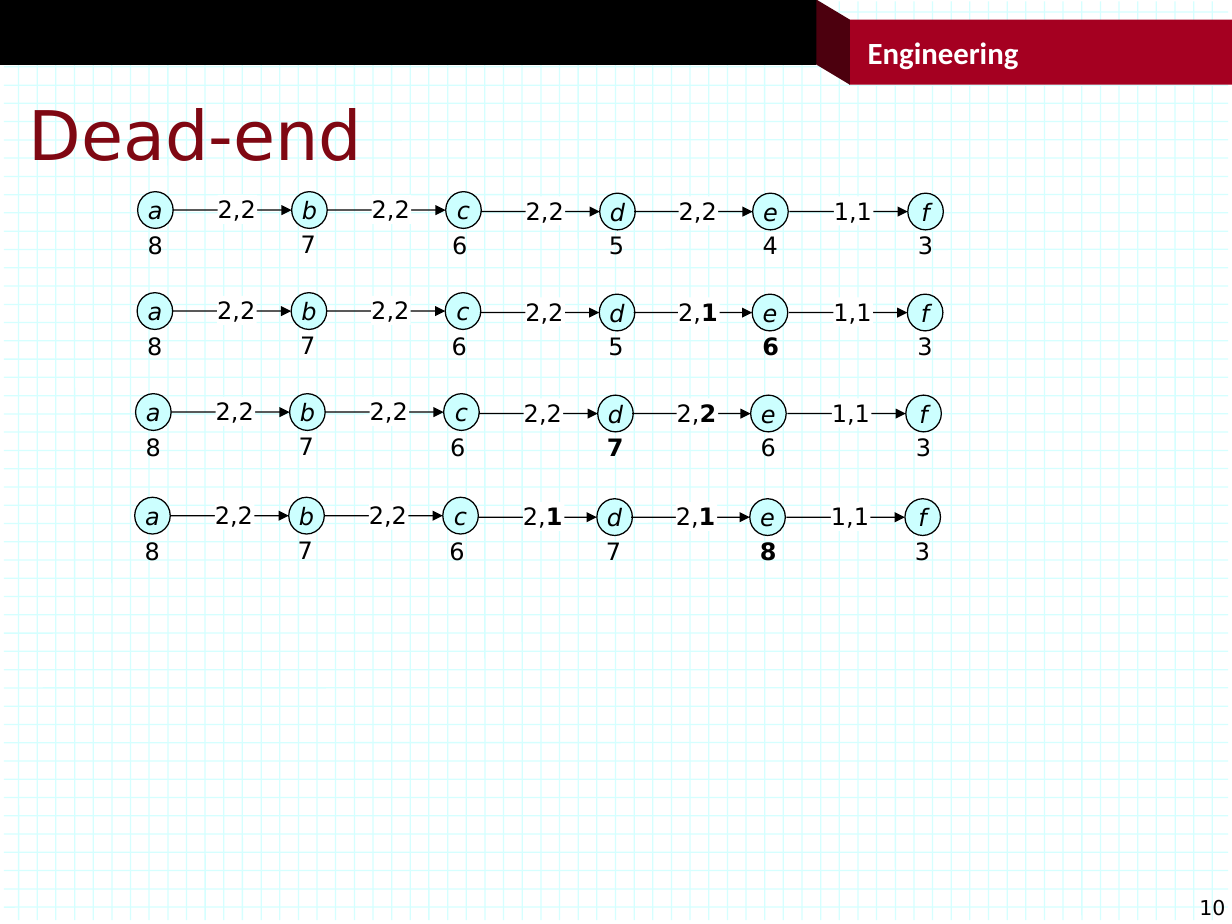
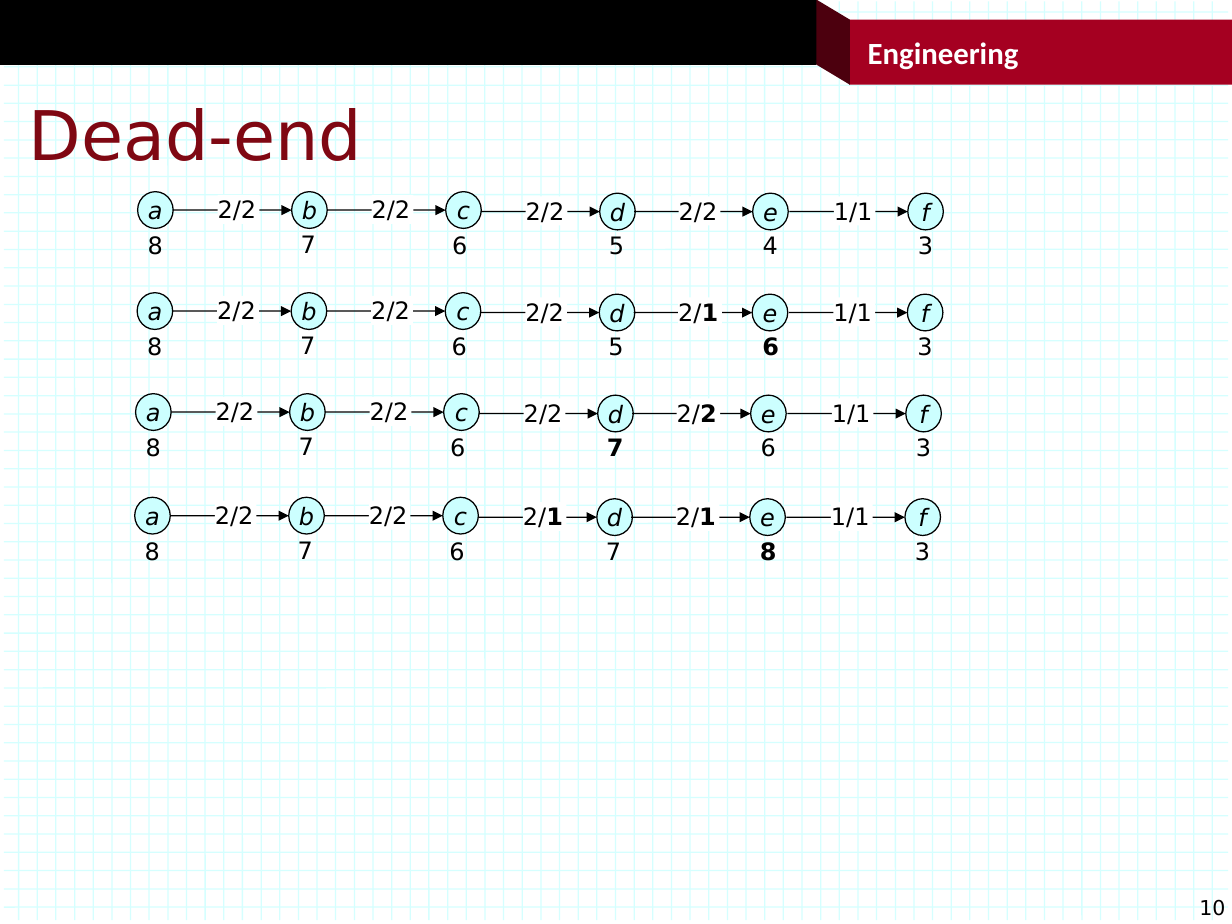
Before and after one commit to jonturner53/gads, a slide deck: slide 10 of graphAlgorithms/maxflow/figs.pptx. Drawn at 1232x924 pixels with LibreOffice and Linux fonts; fonts in the diff are those of the drawing; background and template pictures are left out. Boxes give left, top, right and bottom in pixels: in the first picture for what was removed or moved away, otherwise in the second. Text is boxed around its words. In the diff, an @@ line names an element or a change of style, - is before the commit and + after.

```diff
--- a/graphAlgorithms/maxflow/figs.pptx
+++ b/graphAlgorithms/maxflow/figs.pptx
@@ text at bbox=[218, 200, 257, 225]: text changed @@
-2,2
+2/2
@@ text at bbox=[372, 200, 411, 225]: text changed @@
-2,2
+2/2
@@ text at bbox=[526, 202, 565, 223]: text changed @@
-2,2
+2/2
@@ text at bbox=[679, 202, 718, 223]: text changed @@
-2,2
+2/2
@@ text at bbox=[834, 202, 873, 223]: text changed @@
-1,1
+1/1
@@ text at bbox=[217, 301, 256, 326]: text changed @@
-2,2
+2/2
@@ text at bbox=[371, 301, 410, 326]: text changed @@
-2,2
+2/2
@@ text at bbox=[525, 303, 564, 324]: text changed @@
-2,2
+2/2
@@ text at bbox=[678, 303, 718, 324]: text changed @@
-2,1
+2/1
@@ text at bbox=[833, 303, 872, 324]: text changed @@
-1,1
+1/1
@@ text in rectangle at bbox=[216, 402, 255, 427]: text changed @@
-2,2
+2/2
@@ text at bbox=[370, 402, 409, 427]: text changed @@
-2,2
+2/2
@@ text in rectangle at bbox=[524, 404, 563, 425]: text changed @@
-2,2
+2/2
@@ text in rectangle at bbox=[677, 404, 717, 425]: text changed @@
-2,2
+2/2
@@ text in rectangle at bbox=[832, 404, 871, 425]: text changed @@
-1,1
+1/1
@@ 5 texts, 3 rectangles: place and size @@
-5 texts, 3 rectangles at bbox=[215, 195, 872, 532]
+5 texts, 3 rectangles at bbox=[214, 200, 872, 532]
@@ text in rectangle at bbox=[215, 506, 254, 527]: text changed @@
-2,2
+2/2
@@ text at bbox=[369, 506, 408, 527]: text changed @@
-2,2
+2/2
@@ text at bbox=[523, 507, 563, 532]: text changed @@
-2,1
+2/1
@@ text at bbox=[676, 507, 716, 532]: text changed @@
-2,1
+2/1
@@ text in rectangle at bbox=[831, 507, 870, 532]: text changed @@
-1,1
+1/1
```
Also in this commit, not shown: 3 other slides changed, 4 other files.
